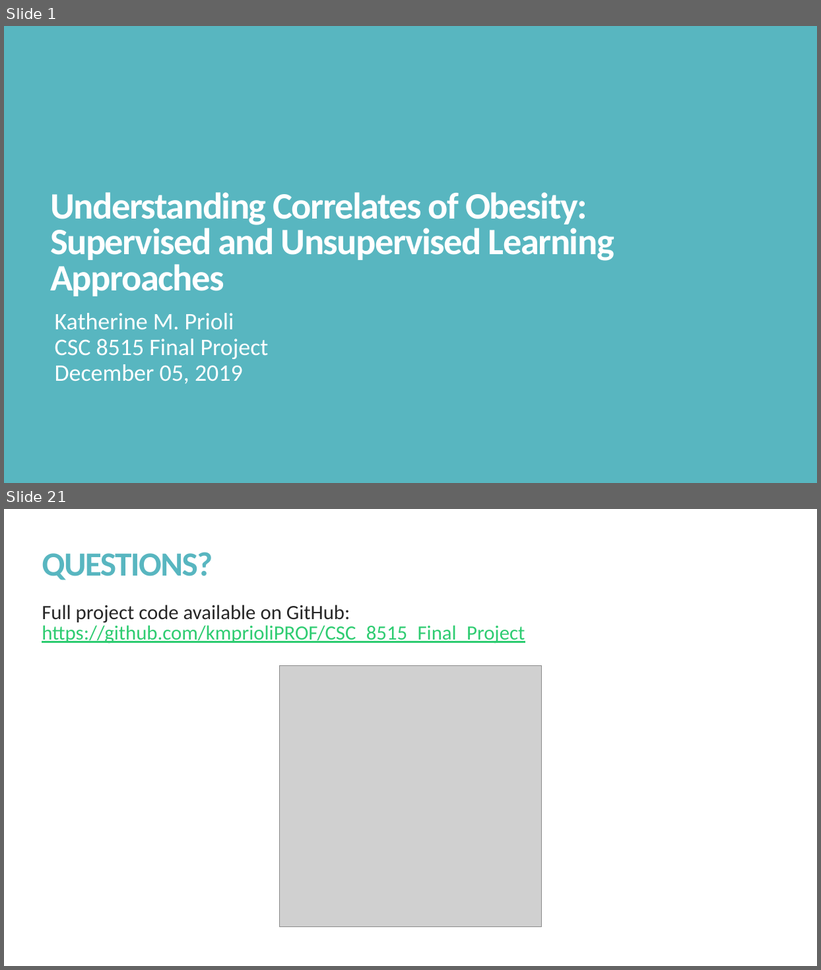
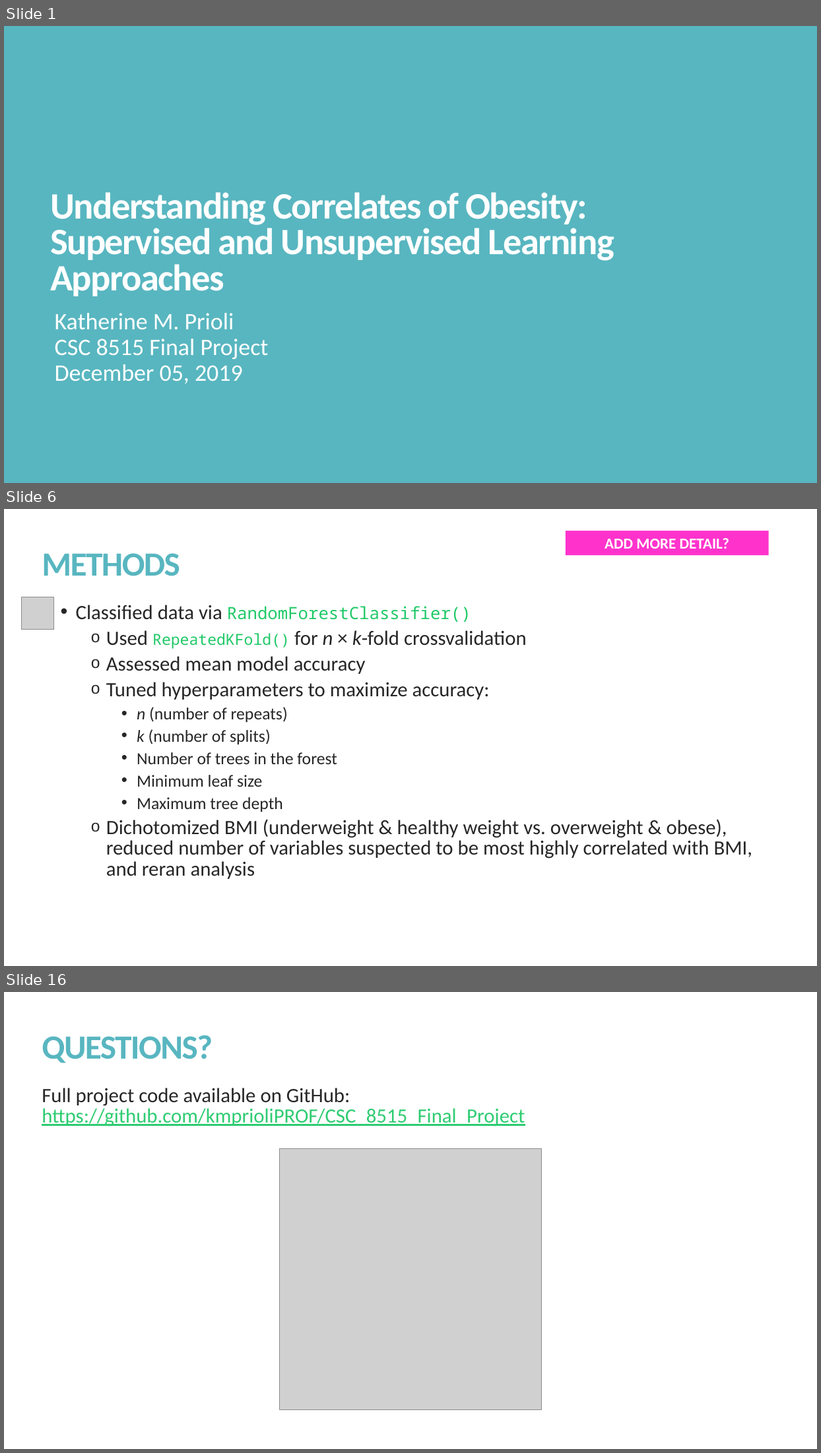
Before and after one commit to kmprioliPROF/CSC_8515_Final_Project, a slide deck: presentation/Prioli_presentation.pptx. Shown one above the other, each under a label of ours: slides 1 and 21 before the commit, slides 1, 6 and 16 after it; the slides between them are not shown. The pictures are 821x970 and 821x1453 pixels, drawn with LibreOffice and Linux fonts; fonts in the diff are those of the drawing; grey boxes stand for pictures. Boxes give left, top, right and bottom in pixels: in the first picture for what was removed or moved away, otherwise in the second. Text is boxed around its words. In the diff, an @@ line names an element or a change of style, - is before the commit and + after.

```diff
--- a/presentation/Prioli_presentation.pptx
+++ b/presentation/Prioli_presentation.pptx
@@ slide 6 added at [4, 509, 817, 966], background #FFFFFF @@
@@ rectangle added at [566, 531, 769, 555], fill #FF33CC, 18 pt, text #FFFFFF, bold @@
+ADD MORE DETAIL?
@@ title added at [42, 553, 180, 576], 40 pt, text #58B6C0, bold @@
+METHODS
@@ picture added at [22, 597, 54, 629] @@
@@ text added at [76, 605, 752, 879], 24 pt, text #262626 @@
+• Classified data via RandomForestClassifier()
+  o Used RepeatedKFold() for n × k-fold crossvalidation
+  o Assessed mean model accuracy
+  o Tuned hyperparameters to maximize accuracy:
+    • n (number of repeats)
+    • k (number of splits)
+    • Number of trees in the forest
+    • Minimum leaf size
+    • Maximum tree depth
+  o Dichotomized BMI (underweight & healthy weight vs. overweight & obese), reduced number of variables suspected to be most highly correlated with BMI, and reran analysis
@@ what was slide 21 is now slide 16 @@
```
Also in this commit, not shown: 3 slides changed, 10 other slides added, 16 slides removed.
